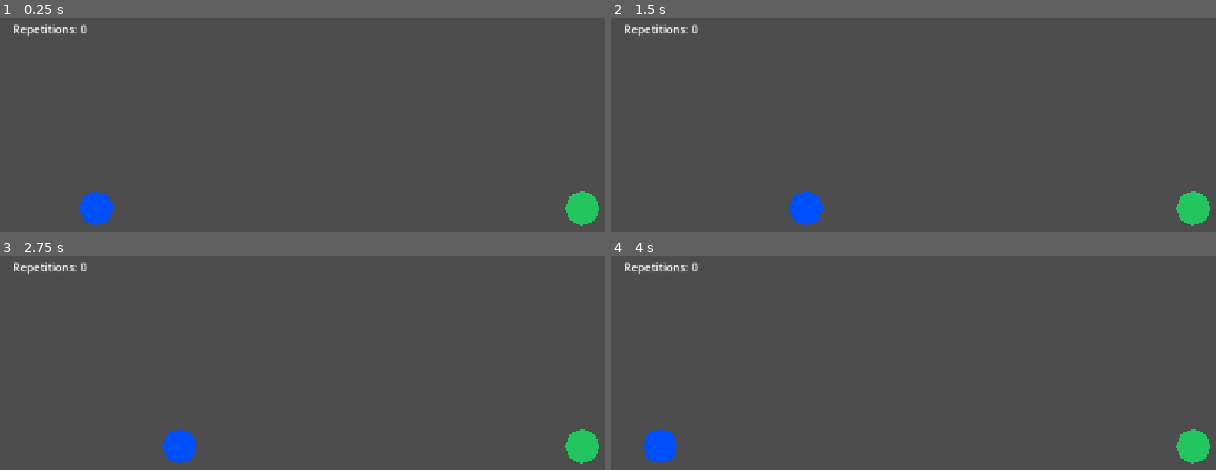
Above: before the commit, frames 1-4 (two rows, left to right).
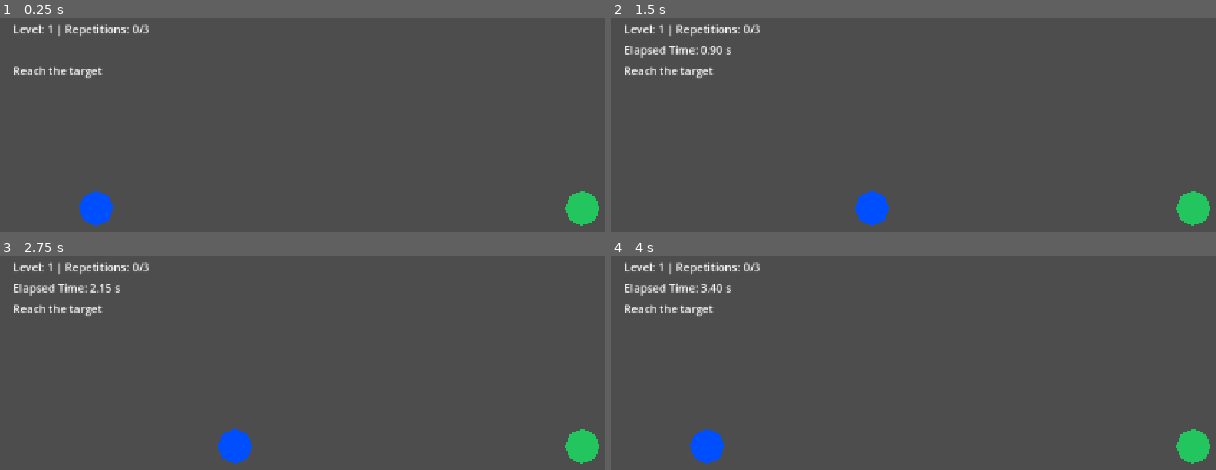
Above: after the commit, the same moments.

Repository: Mutiur03/imu-rehab-game
Game: Godot game, scene res://main.tscn
Same seed, same stepped clock (60 frames per second), same inputs: the game is played once before the commit and once after it.
Inputs:
- Up to frame 1 (0.25 s): no input
- Up to frame 2 (1.5 s): tap Enter at 0.5 s; hold Right (ui_right) from 0.53 s (still down)
- Up to frame 3 (2.75 s): release Right (ui_right) at 2.03 s; hold Left (ui_left) from 2.03 s (still down)
- Up to frame 4 (4 s): keep holding Left (ui_left)

The runs differ from the first frame. In frame 1, 0.9% of the frame differs, in the area x 2-25%, y 2-29%; in frame 2, 2.7%, in the area x 2-46%, y 2-98%; in frame 3, 2.6%; in frame 4, 2.7%.

Commit message:
Level Two Done

Diff:
--- a/main.gd
+++ b/main.gd
@@ -1,27 +1,360 @@
 
 extends Node2D
 
+# Game objects
 @onready var player = $Player
 @onready var target = $Target
+@onready var start_marker = $StartMarker
+@onready var start_marker_ring = $StartMarker/Ring
+
+# Interface
 @onready var score_label = $ScoreLabel
-
+@onready var timer_label = $TimerLabel
+@onready var message_label = $MessageLabel
+@onready var summary_label = $SummaryLabel
+@onready var continue_button = $ContinueButton
+
+
+# Game configuration
+const REQUIRED_REPS: int = 3
+const START_POSITION: Vector2 = Vector2(150, 300)
+const TARGET_RADIUS: float = 35.0
+
+
+# Game state
+enum GameState {
+	PLAYING,
+	LEVEL_SUMMARY,
+	FINISHED
+}
+
+var game_state: GameState = GameState.PLAYING
+
+var current_level: int = 1
 var repetitions: int = 0
-var start_position: Vector2 = Vector2(150, 300)
-var target_radius: float = 5
+
+var reached_target: bool = false
+var movement_started: bool = false
+
+
+# Timing
+var start_time: float = 0.0
+var outward_time: float = 0.0
+var elapsed_time: float = 0.0
+
+
+# Session records
+var repetition_data: Array[Dictionary] = []
+
 
 func _ready() -> void:
-	player.position = start_position
-	score_label.text = "Repetitions: 0"
+
+	player.position = START_POSITION
+	start_marker.hide()
+
+	continue_button.hide()
+	summary_label.hide()
+
+	continue_button.pressed.connect(
+		_on_continue_button_pressed
+	)
+
+	update_display()
+
 
 func _process(_delta: float) -> void:
-	var distance = player.position.distance_to(target.position)
-
-	if distance <= target_radius:
-		complete_repetition()
+
+	# Do not process movement after a level ends.
+	if game_state != GameState.PLAYING:
+		return
+
+	# Start timing when movement begins.
+	if not movement_started:
+
+		if player.position.distance_to(
+			START_POSITION
+		) > 5.0:
+
+			movement_started = true
+
+			start_time = (
+				Time.get_ticks_msec() / 1000.0
+			)
+
+	# Update timer continuously.
+	if movement_started:
+
+		elapsed_time = get_elapsed_time()
+
+		timer_label.text = (
+			"Elapsed Time: %.2f s" % elapsed_time
+		)
+
+	# Level 1: One-way reaching
+	if current_level == 1:
+
+		if movement_started:
+
+			if player.position.distance_to(
+				target.position
+			) <= TARGET_RADIUS:
+
+				outward_time = get_elapsed_time()
+
+				complete_repetition()
+
+	# Level 2: Reach and return
+	elif current_level == 2:
+
+		if not reached_target:
+
+			if movement_started:
+
+				if player.position.distance_to(
+					target.position
+				) <= TARGET_RADIUS:
+
+					outward_time = get_elapsed_time()
+
+					reached_target = true
+
+					start_marker_ring.modulate = Color.WHITE
+					target.modulate = Color(1.0, 1.0, 1.0, 0.35)
+
+					message_label.text = (
+						"Target reached! Return to the blue START circle."
+					)
+
+		else:
+
+			if player.position.distance_to(
+				START_POSITION
+			) <= TARGET_RADIUS:
+
+				complete_repetition()
+
+
+func get_elapsed_time() -> float:
+
+	return (
+		Time.get_ticks_msec() / 1000.0
+	) - start_time
+
 
 func complete_repetition() -> void:
+
+	var total_time: float = get_elapsed_time()
+
+	var return_time: float = 0.0
+
+	if current_level == 2:
+		return_time = total_time - outward_time
+
 	repetitions += 1
 
-	score_label.text = "Repetitions: " + str(repetitions)
-
-	player.position = start_position
+	# Save repetition data.
+	var record: Dictionary = {
+		"level": current_level,
+		"repetition": repetitions,
+		"outward_time": outward_time,
+		"return_time": return_time,
+		"total_time": total_time
+	}
+
+	repetition_data.append(record)
+
+	print("Repetition completed: ", record)
+
+	# Stop the timer for this repetition.
+	movement_started = false
+	reached_target = false
+
+	if current_level == 2:
+		show_outward_cues()
+
+	timer_label.text = (
+		"Last Repetition: %.2f s" % total_time
+	)
+
+	# Check if the level is complete.
+	if repetitions >= REQUIRED_REPS:
+
+		finish_level()
+
+	else:
+
+		player.position = START_POSITION
+
+		outward_time = 0.0
+		elapsed_time = 0.0
+
+		update_display()
+
+
+func finish_level() -> void:
+
+	# Stop the player and movement processing.
+	player.movement_enabled = false
+	player.hide()
+	target.hide()
+	start_marker.hide()
+	target.modulate = Color.WHITE
+
+	game_state = GameState.LEVEL_SUMMARY
+
+	show_level_summary()
+
+	if current_level == 1:
+
+		message_label.text = (
+            "Level 1 Completed!"
+		)
+
+		continue_button.show()
+
+	else:
+
+		finish_game()
+
+
+func show_level_summary() -> void:
+
+	var summary: String = (
+		"LEVEL %d SUMMARY\n\n" % current_level
+	)
+
+	var total_level_time: float = 0.0
+	var level_rep_count: int = 0
+
+	for record in repetition_data:
+
+		if record["level"] == current_level:
+
+			level_rep_count += 1
+
+			var rep_time: float = (
+				record["total_time"]
+			)
+
+			total_level_time += rep_time
+
+			summary += (
+                "Repetition %d: %.2f s\n"
+				% [
+					record["repetition"],
+					rep_time
+				]
+			)
+
+	var average_time: float = 0.0
+
+	if level_rep_count > 0:
+
+		average_time = (
+			total_level_time / level_rep_count
+		)
+
+	summary += (
+        "\nTotal Time: %.2f s\n"
+		% total_level_time
+	)
+
+	summary += (
+        "Average Time: %.2f s"
+		% average_time
+	)
+
+	summary_label.text = summary
+
+	summary_label.show()
+
+	print(summary)
+
+
+func _on_continue_button_pressed() -> void:
+
+	# Only allow progression from Level 1.
+	if current_level != 1:
+		return
+
+	if game_state != GameState.LEVEL_SUMMARY:
+		return
+
+	current_level = 2
+	repetitions = 0
+
+	movement_started = false
+	reached_target = false
+
+	outward_time = 0.0
+	elapsed_time = 0.0
+
+	player.position = START_POSITION
+
+	player.show()
+	target.show()
+	player.movement_enabled = true
+
+	summary_label.hide()
+	continue_button.hide()
+
+	game_state = GameState.PLAYING
+
+	timer_label.text = "Elapsed Time: 0.00 s"
+	show_outward_cues()
+
+	update_display()
+
+
+func finish_game() -> void:
+
+	game_state = GameState.FINISHED
+
+	player.movement_enabled = false
+
+	continue_button.hide()
+
+	message_label.text = (
+        "SUCCESS! ALL LEVELS COMPLETED!"
+	)
+
+	score_label.text = (
+        "Game Completed: 2/2 Levels"
+	)
+
+	print("GAME COMPLETED SUCCESSFULLY!")
+
+	# No additional repetitions are allowed.
+
+
+func update_display() -> void:
+
+	score_label.text = (
+        "Level: %d | Repetitions: %d/%d"
+		% [
+			current_level,
+			repetitions,
+			REQUIRED_REPS
+		]
+	)
+
+	if current_level == 1:
+
+		message_label.text = (
+            "Reach the target"
+		)
+
+	else:
+
+		message_label.text = (
+			"Move to the green target, then return to START."
+		)
+
+
+func show_outward_cues() -> void:
+
+	# Keep the home position visible without competing with the current target.
+	start_marker.show()
+	start_marker.modulate = Color.WHITE
+	start_marker_ring.modulate = Color(1.0, 1.0, 1.0, 0.60)
+	target.modulate = Color.WHITE
--- a/main.tscn
+++ b/main.tscn
@@ -5,6 +5,29 @@
 
 [node name="Main" type="Node2D" unique_id=225230415]
 script = ExtResource("1_0xm2m")
+
+[node name="StartMarker" type="Node2D" parent="."]
+position = Vector2(150, 300)
+
+[node name="Ring" type="Line2D" parent="StartMarker"]
+points = PackedVector2Array(0, -36, 18, -31, 31, -18, 36, 0, 31, 18, 18, 31, 0, 36, -18, 31, -31, 18, -36, 0, -31, -18, -18, -31, 0, -36)
+width = 6.0
+default_color = Color(0.231373, 0.509804, 0.964706, 1)
+joint_mode = 2
+begin_cap_mode = 2
+end_cap_mode = 2
+
+[node name="Label" type="Label" parent="StartMarker"]
+offset_left = -48.0
+offset_top = 42.0
+offset_right = 48.0
+offset_bottom = 74.0
+theme_override_colors/font_color = Color(0.941176, 0.972549, 1, 1)
+theme_override_colors/font_outline_color = Color(0.0352941, 0.0745098, 0.141176, 1)
+theme_override_constants/outline_size = 6
+theme_override_font_sizes/font_size = 22
+text = "START"
+horizontal_alignment = 1
 
 [node name="Player" type="Node2D" parent="." unique_id=741166419]
 position = Vector2(150, 300)
@@ -27,3 +50,28 @@
 offset_right = 136.0
 offset_bottom = 53.0
 text = "Repetitions: 0"
+
+[node name="TimerLabel" type="Label" parent="." unique_id=2111358152]
+offset_left = 30.0
+offset_top = 60.0
+offset_right = 70.0
+offset_bottom = 83.0
+
+[node name="MessageLabel" type="Label" parent="." unique_id=1124046419]
+offset_left = 30.0
+offset_top = 90.0
+offset_right = 70.0
+offset_bottom = 113.0
+
+[node name="SummaryLabel" type="Label" parent="." unique_id=928056910]
+offset_left = 30.0
+offset_top = 140.0
+offset_right = 70.0
+offset_bottom = 163.0
+
+[node name="ContinueButton" type="Button" parent="." unique_id=500806161]
+offset_left = 30.0
+offset_top = 370.0
+offset_right = 38.0
+offset_bottom = 378.0
+text = "Continue to Level 2"
--- a/player.gd
+++ b/player.gd
@@ -1,11 +1,21 @@
 
 extends Node2D
 
-@export var speed: float = 150.0
+@export var speed: float = 250.0
+
+var movement_enabled: bool = true
+
 
 func _process(delta: float) -> void:
+
+	if not movement_enabled:
+		return
+
 	if Input.is_action_pressed("ui_right"):
 		position.x += speed * delta
 
 	if Input.is_action_pressed("ui_left"):
 		position.x -= speed * delta
+
+	# Prevent movement outside the game area.
+	position.x = clampf(position.x, 150.0, 850.0)
